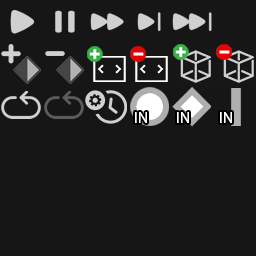
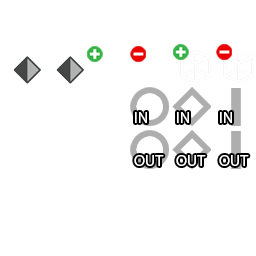
Two versions of the same layered image (256px x 256px). Layer-by-layer changes:
added group "InSmooth" with 2 layers above "InLinear" over [130, 87, 169, 126]
moved "smooth - smooth" (1st of 2, in "InSmooth") into group "InSmooth" over [130, 87, 169, 126]
added group "InLinear" with 2 layers above "InStep" over [172, 86, 211, 127]
moved "linear - linear" (1st of 2, in "InLinear") into group "InLinear" over [172, 86, 211, 127]
added group "InStep" with 2 layers above "OutSmooth" over [220, 88, 241, 126]
renamed "IN copy 2" to "IN", moved it into group "InStep" over [227, 112, 229, 123]
moved "step - step" (1st of 2, in "InStep") into group "InStep" over [231, 88, 241, 126]
added group "OutSmooth" with 2 layers above "OutLinear" over [130, 130, 169, 169]
added layer "IN" (4th of 5, in "OutSmooth") in group "OutSmooth" over [134, 155, 164, 166]
added layer "smooth - smooth" (2nd of 2, in "OutSmooth") in group "OutSmooth" over [130, 130, 169, 169]
added group "OutLinear" with 2 layers above "OutStep" over [172, 129, 211, 170]
added layer "OUT" in group "OutLinear" over [176, 155, 206, 166]
added layer "linear - linear" (2nd of 2, in "OutLinear") in group "OutLinear" over [172, 129, 211, 170]
added group "OutStep" with 2 layers above "Layer 0" over [219, 131, 249, 169]
added layer "IN" (5th of 5, in "OutStep") in group "OutStep" over [219, 155, 249, 166]
added layer "step - step" (2nd of 2, in "OutStep") in group "OutStep" over [231, 131, 241, 169]
hid "Layer 0" over [0, 0, 256, 256]
